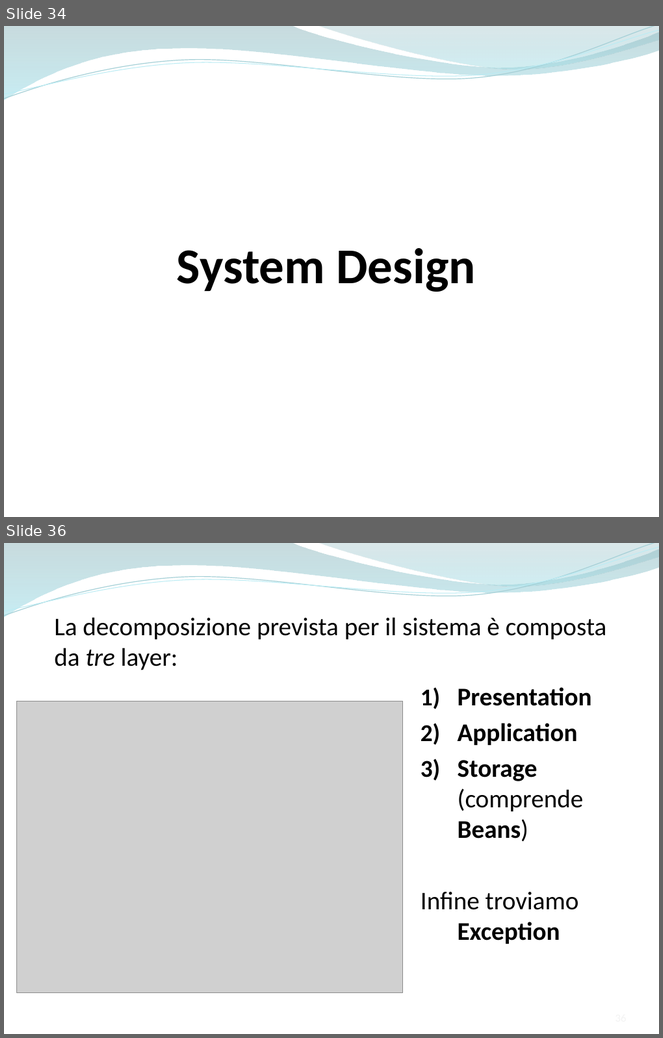
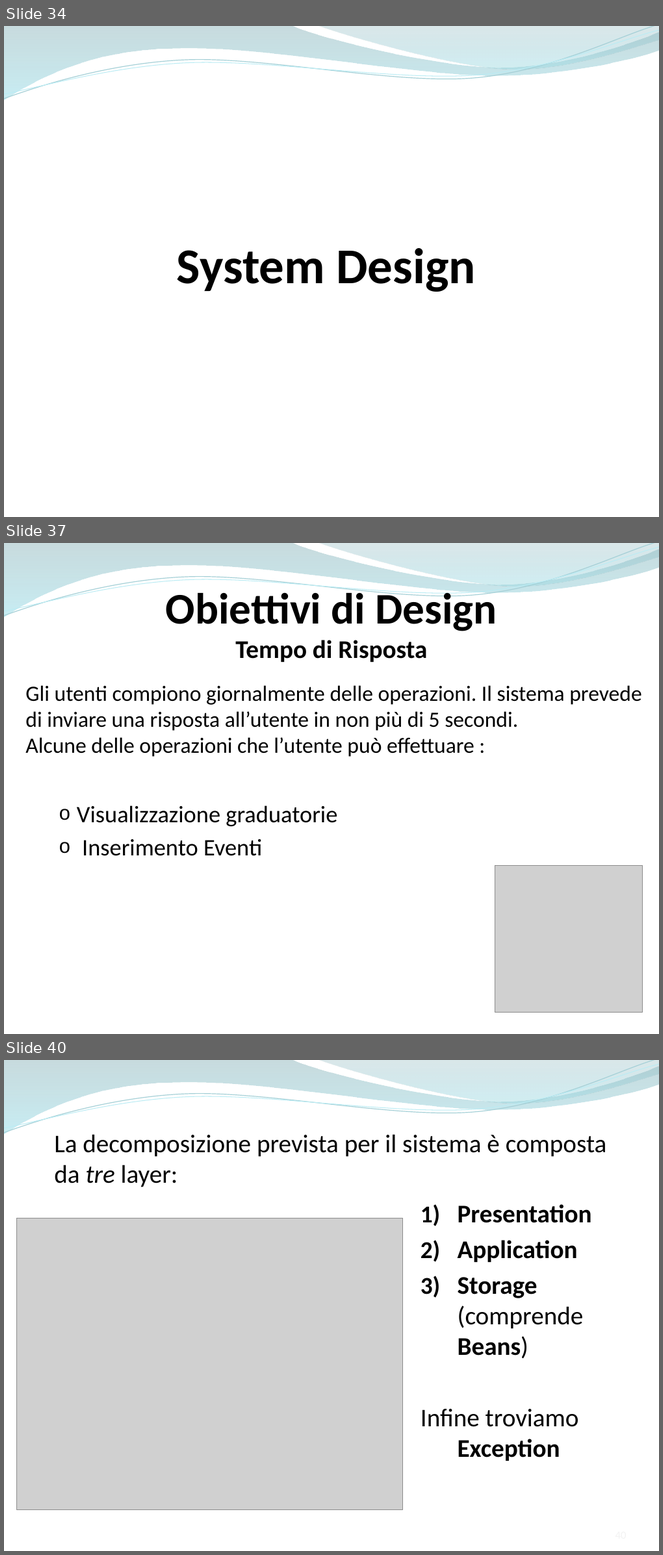
Before and after one commit to ammirate/at-silo, a slide deck: Presentazione/Atsilo2/Atsilo_M_PresentazioneFinale.pptx. Shown one above the other, each under a label of ours: slides 34 and 36 before the commit, slides 34, 37 and 40 after it; the slides between them are not shown. The pictures are 663x1038 and 663x1555 pixels, drawn with LibreOffice and Linux fonts; fonts in the diff are those of the drawing; grey boxes stand for pictures. Boxes give left, top, right and bottom in pixels: in the first picture for what was removed or moved away, otherwise in the second. Text is boxed around its words. In the diff, an @@ line names an element or a change of style, - is before the commit and + after.

```diff
--- a/Presentazione/Atsilo2/Atsilo_M_PresentazioneFinale.pptx
+++ b/Presentazione/Atsilo2/Atsilo_M_PresentazioneFinale.pptx
@@ slide 37 added at box(4, 543, 659, 1034), background #FFFFFF; not listed: 4 template elements that a slide beside it also shows @@
@@ text added at box(166, 588, 497, 662), 48 pt, text #000000, bold @@
+Obiettivi di Design
+Tempo di Risposta
@@ text added at box(25, 685, 642, 757), 24 pt, text #000000 @@
+Gli utenti compiono giornalmente delle operazioni. Il sistema prevede di inviare una risposta all’utente in non più di 5 secondi.
+Alcune delle operazioni che l’utente può effettuare :
@@ text added at box(77, 806, 337, 856), 26 pt, text #000000 @@
+  o Visualizzazione graduatorie
+  o Inserimento Eventi
@@ picture added at box(495, 865, 642, 1012) @@
@@ what was slide 36 is now slide 40 @@
```
Also in this commit, not shown: 4 slides changed, 10 other slides added.
